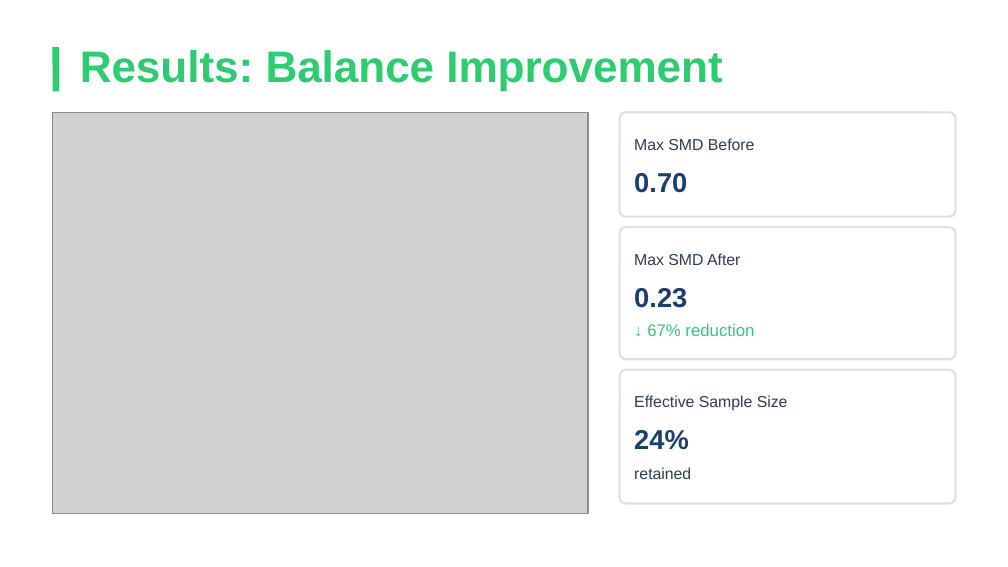
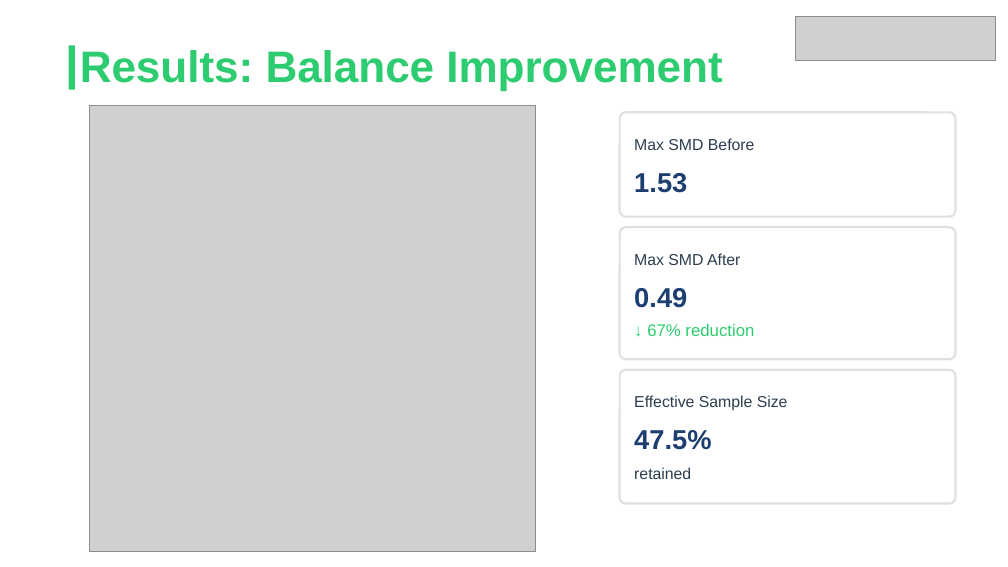
Before and after one commit to dkarletsos/multigroup_iptw, a slide deck: slide 17 of manuscript/PRE_AS12.pptx (slide 14 before the commit). Drawn at 1008x567 pixels with LibreOffice and Linux fonts; fonts in the diff are those of the drawing; grey boxes stand for pictures. Boxes give left, top, right and bottom in pixels: in the first picture for what was removed or moved away, otherwise in the second. Text is boxed around its words. In the diff, an @@ line names an element or a change of style, - is before the commit and + after.

```diff
--- a/manuscript/PRE_AS12.pptx
+++ b/manuscript/PRE_AS12.pptx
@@ picture added at [795,16,995,60] @@
@@ line moved from (55, 47) - (55, 92) to (72, 45) - (72, 90) @@
@@ picture: place and size @@
-picture at [52,112,588,514]
+picture at [89,105,535,551]
@@ text at [634,173,687,193]: text changed @@
-0.70
+1.53
@@ text at [634,288,687,308]: text changed @@
-0.23
+0.49
@@ text at [634,430,711,450]: text changed @@
-24%
+47.5%
```
Also in this commit, not shown: 16 other slides changed, 4 slides added, 1 slide removed, 7 other files.
